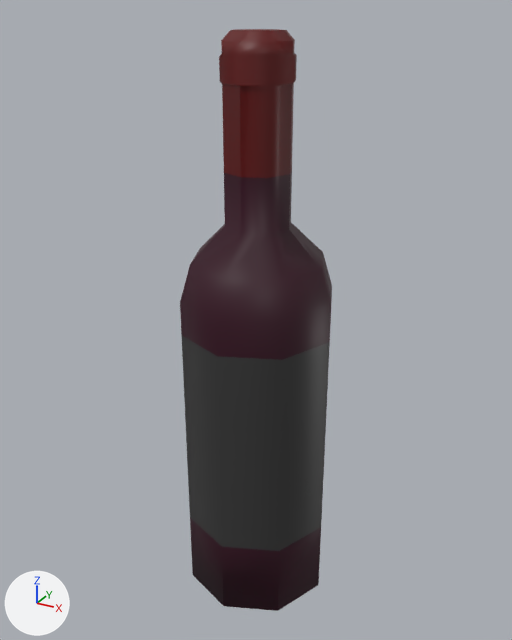
The FBX model Assets/Art/Environment Assets/Geometry/Quest_Items/WineBottle/WineBottle.fbx: old version first, new version second.
One viewpoint serves both versions: a camera (50 mm lens) standing at (0.0123, -0.0226, 0.0121) and looking at (-0.0002, 0.0003, 0.0007). Every picture has the same lights, and +X, +Y and +Z are marked at lower left. Where no turn or scale is listed for an object, it has been applied to the vertices.

Script lines for the objects in view, before the commit:
```python
me_mesh = bpy.data.meshes.new('Mesh')
me_mesh.from_pydata(...)  # 114 vertices, 112 faces; spans x -0.0031..0.0031, y -0.0031..0.0031, z -0.0116..0.0116
# faces by material slot: [54, 52, 6]
me_mesh.materials.append(mat_m_bottlebody)  # dark red #35001c
me_mesh.materials.append(mat_m_bottletop)  # dark red #600000
me_mesh.materials.append(mat_m_bottlelabel)  # black #383838
ob_polysurface2 = bpy.data.objects.new('polySurface2', me_mesh)
ob_polysurface2.location = (0.0, 0.0, -0.00007)
```
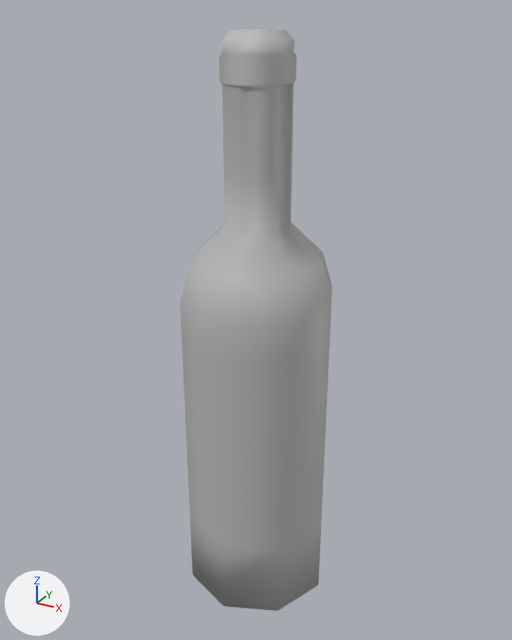
What differs and where, as boxes [x1, y1, x2, y2] in the pictures (512 x 640 px):
part 1 of me_mesh, recoloured: [180, 170, 332, 611] in both
part 2 of me_mesh, recoloured: [219, 29, 297, 178] in both
part 3 of me_mesh, recoloured (black to grey): [182, 336, 330, 551] in both

What the commit changed:
Material 'lambert3' (mat_lambert3) is new.
Its base color is (0.5, 0.5, 0.5) (grey #bcbcbc).
me_mesh has 114 vertices, 112 faces and spans x -0.0031..0.0031, y -0.0031..0.0031, z -0.0116..0.0116.
me_mesh is used by ob_polysurface2; location (0.0, 0.0, -0.00007).
me_mesh part 1: all 54 faces that had it switch from mat_m_bottlebody (dark red #35001c) to mat_lambert3 (grey #bcbcbc).
me_mesh part 2: all 52 faces that had it switch from mat_m_bottletop (dark red #600000) to mat_lambert3 (grey #bcbcbc).
me_mesh part 3: all 6 faces that had it switch from mat_m_bottlelabel (black #383838) to mat_lambert3 (grey #bcbcbc).
